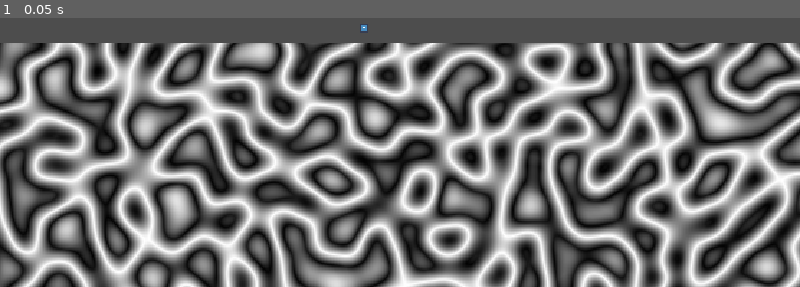
Above: before the commit, frame 1.
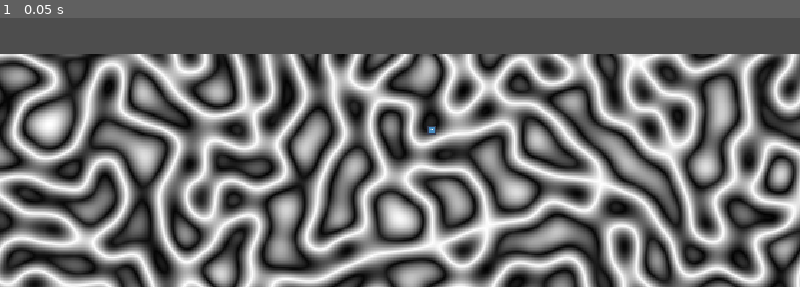
Above: after the commit, the same moment.

Repository: simonM-b/mitosis-sim
Game: Godot game, scene res://scenes/main_game.tscn
Same seed, same stepped clock (60 frames per second), same inputs: the game is played once before the commit and once after it. The engine's default icon, where the game draws it, is replaced by a stand-in: a white triangle on a blue panel in a dark square.
Inputs:
- Up to frame 1 (0.05 s): no input

The runs differ from the first frame. In frame 1, 73% of the frame differs, in the area x 0-100%, y 2-100%.

Commit message:
made the noise work with it now i got to add the thing so it moves

Diff:
--- a/scenes/main_game.tscn
+++ b/scenes/main_game.tscn
@@ -6,9 +6,9 @@
 [node name="main game" type="Node2D" unique_id=744269800]
 
 [node name="wood" parent="." unique_id=1485452473 instance=ExtResource("3_d2op2")]
-position = Vector2(724, 553)
+position = Vector2(0, 312)
 
 [node name="linesContainer" type="Node2D" parent="." unique_id=1950723143]
 
 [node name="termite" parent="." unique_id=563443477 instance=ExtResource("1_1oj5k")]
-position = Vector2(524, 275)
+position = Vector2(622, 422)
--- a/scenes/wood.gd
+++ b/scenes/wood.gd
@@ -13,7 +13,8 @@
 	noise.fractal_lacunarity = 1
 	noise.fractal_gain = 0.1
 	noise.fractal_weighted_strength = 1
-	noise.offset = Vector3(randf_range(offsetMin,offsetMax),randf_range(offsetMin,offsetMax),0)
+	noise.offset = Vector3(0,0,0)
+	#noise.offset = Vector3(randf_range(offsetMin,offsetMax),randf_range(offsetMin,offsetMax),0)
 	GLOBAL.noise = noise
 	woodNoise.texture.noise = noise
 
--- a/scenes/wood.tscn
+++ b/scenes/wood.tscn
@@ -12,6 +12,7 @@
 
 [sub_resource type="NoiseTexture2D" id="NoiseTexture2D_ssiiy"]
 width = 2048
+height = 1024
 noise = SubResource("FastNoiseLite_ssiiy")
 color_ramp = SubResource("Gradient_ssiiy")
 invert = true
@@ -23,3 +24,4 @@
 
 [node name="wood noise" type="Sprite2D" parent="." unique_id=1876336634]
 texture = SubResource("NoiseTexture2D_ssiiy")
+centered = false
--- a/scripts/termite.gd
+++ b/scripts/termite.gd
@@ -3,8 +3,10 @@
 var oldPos:Vector2
 const linePreload := preload("res://scenes/line.tscn")
 var currentLine
+var woodMultiplier
 
 @onready var linesContainer = $"../linesContainer"
+@onready var wood = $"../wood"
 
 # Called when the node enters the scene tree for the first time.
 func _ready() -> void:
@@ -19,13 +21,13 @@
 	if position != oldPos:
 		oldPos = position
 		moved()
-	print(GLOBAL.noise.get_noise_2d(position.x,position.y))
 
 func _draw() -> void:
 	pass
 
 func moved():
 	print("moved")
+	woodMultiplier = 1+(GLOBAL.noise.get_noise_2d(position.x-wood.position.x-GLOBAL.noise.offset.x,position.y-wood.position.y-GLOBAL.noise.offset.y))
 	if linesContainer:
 		currentLine.add_point(global_position)
 
